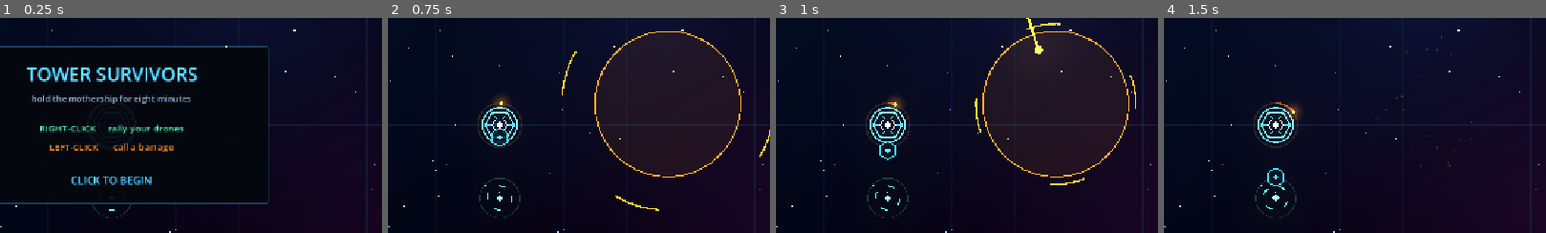
Above: before the commit, frames 1-4 (left to right).
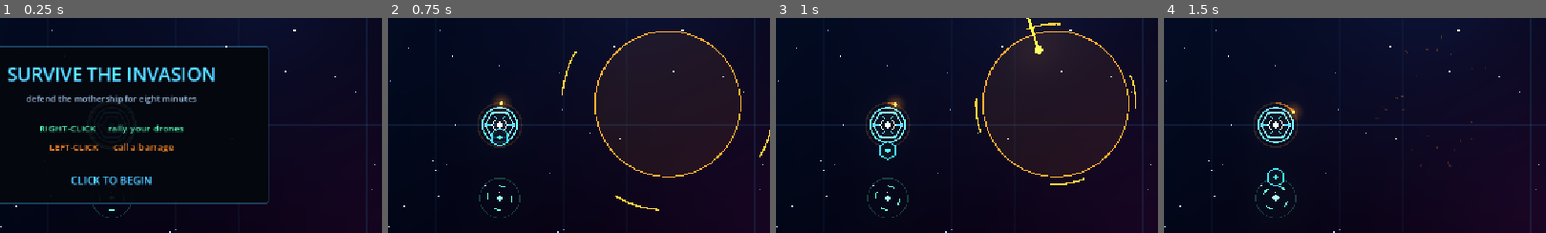
Above: after the commit, the same moments.

Repository: tapiokdev/squadron-concept-game
Game: Godot game, scene res://main.tscn
Same seed, same stepped clock (60 frames per second), same inputs: the game is played once before the commit and once after it.
Inputs (mouse positions are % of the whole screen's width and height, from its top left):
- Up to frame 1 (0.25 s): no input
- Up to frame 2 (0.75 s): tap Enter at 0.5 s; move the mouse to (72, 45) at 0.52 s; click (72, 45) at 0.67 s
- Up to frame 3 (1 s): no input
- Up to frame 4 (1.5 s): drag from (30, 55) to (45, 70) at 1.27 s
The pictures show only the part of the screen within x 35-85%, y 25-75%; the shares and areas given below are measured in that part.

The runs differ from the first frame. In frame 1, 3.6% of the frame differs, in the area x 2-57%, y 22-40%; in frame 2, nothing differs; in frame 3, nothing differs; in frame 4, nothing differs.

Commit message:
Ask for the thing the win banner answers
The panel still opened on "TOWER SURVIVORS" while the project had been
renamed to Squadron Concept Game, and neither name said what the run is.
"SURVIVE THE INVASION" does, and the ending already replies to it in the
player's own words: YOU SURVIVED THE INVASION.

"Defend" over "hold" for the subtitle, matching the verb the rest of the
game uses. Kept lowercase and spelled-out, because the panel runs a caps/
lowercase split — caps for titles and labels, lowercase for every line that
describes something — and a Title Case numeral line would pull the eye off
the title. The new title measures 315px against the panel's 430px minimum,
so nothing reflowed.

Co-Authored-By: Claude Opus 5 <noreply@anthropic.com>

Diff:
--- a/project.godot
+++ b/project.godot
@@ -10,7 +10,7 @@
 
 [application]
 
-config/name="Bullet Heaven Tower"
+config/name="Squadron Concept Game"
 run/main_scene="res://main.tscn"
 config/features=PackedStringArray("4.7", "GL Compatibility")
 config/icon="res://icon.svg"
--- a/scripts/start_screen.gd
+++ b/scripts/start_screen.gd
@@ -51,8 +51,8 @@
 	box.mouse_filter = Control.MOUSE_FILTER_IGNORE
 	panel.add_child(box)
 
-	_add(box, "TOWER SURVIVORS", 28, Palette.neon(Palette.TOWER, 1.2))
-	_add(box, "hold the mothership for eight minutes", 13,
+	_add(box, "SURVIVE THE INVASION", 28, Palette.neon(Palette.TOWER, 1.2))
+	_add(box, "defend the mothership for eight minutes", 13,
 		Color(0.62, 0.76, 0.90))
 	_spacer(box, 10)
 	_add(box, "RIGHT-CLICK     rally your drones", 14, Palette.neon(Palette.COMMAND, 1.0))
